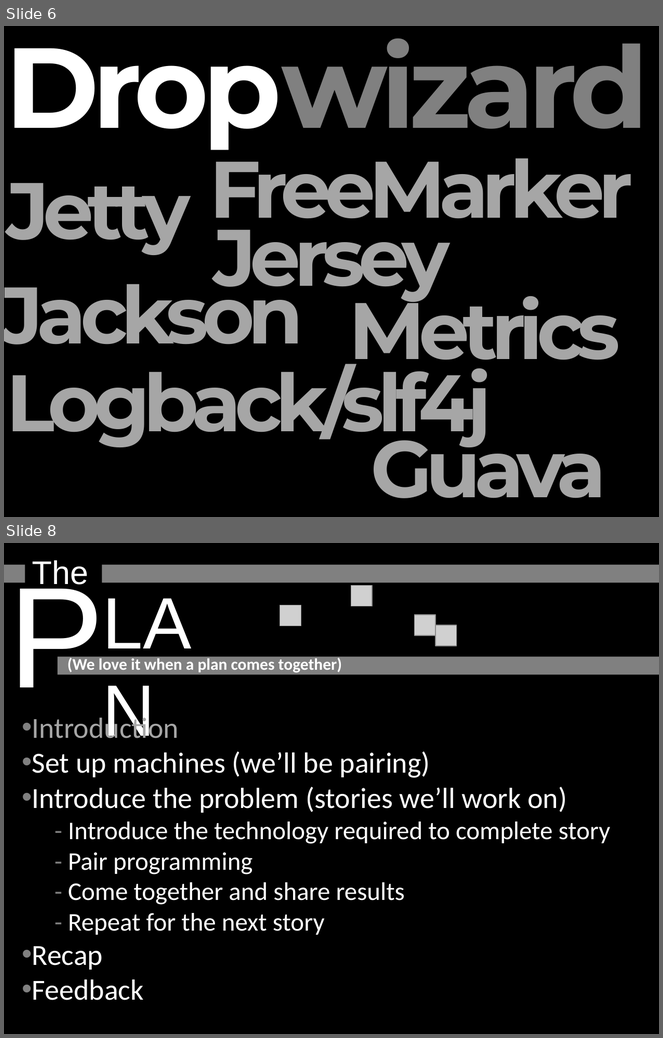
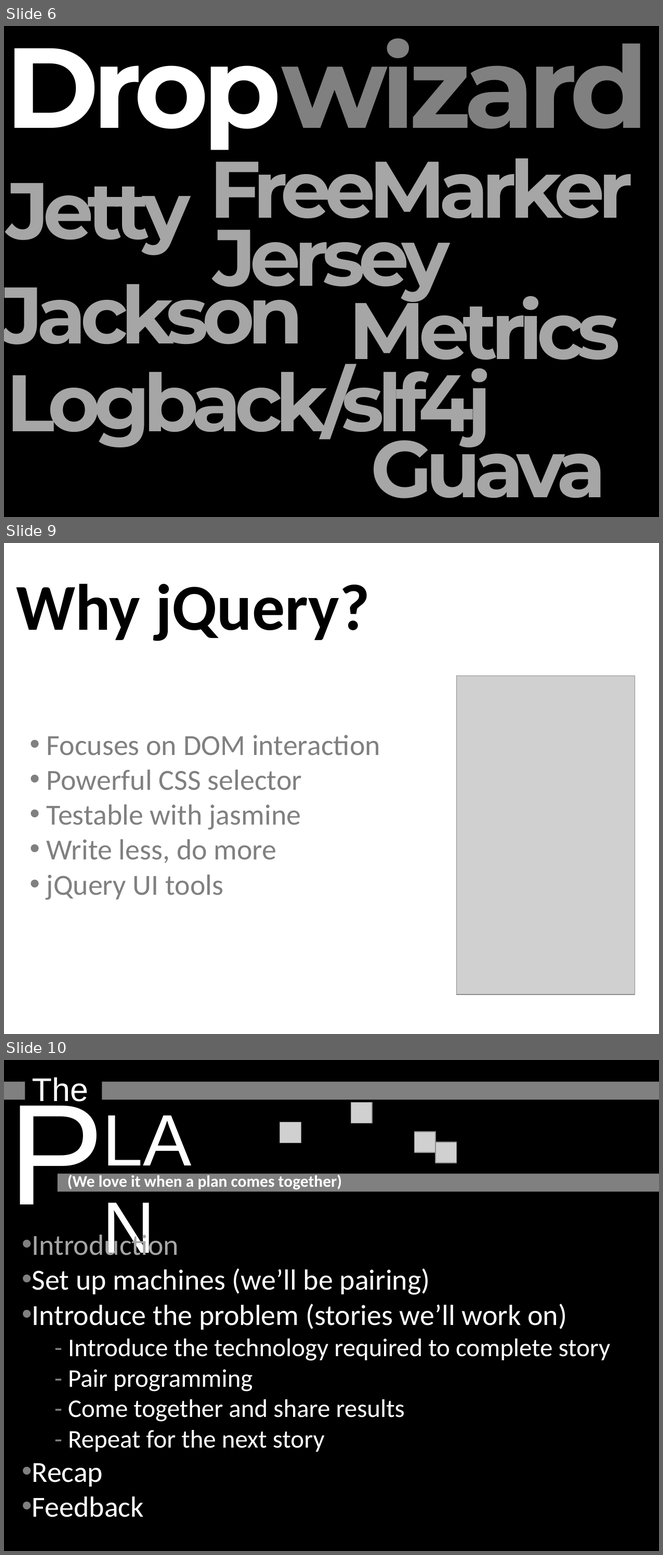
Before and after one commit to akash/story-wall, a slide deck: prog_java_talk.pptx. Shown one above the other, each under a label of ours: slides 6 and 8 before the commit, slides 6, 9 and 10 after it; the slides between them are not shown. The pictures are 663x1038 and 663x1555 pixels, drawn with LibreOffice and Linux fonts; fonts in the diff are those of the drawing; grey boxes stand for pictures. Boxes give left, top, right and bottom in pixels: in the first picture for what was removed or moved away, otherwise in the second. Text is boxed around its words. In the diff, an @@ line names an element or a change of style, - is before the commit and + after.

```diff
--- a/prog_java_talk.pptx
+++ b/prog_java_talk.pptx
@@ slide 9 added at [4,543,659,1034], background #FFFFFF @@
@@ text added at [16,584,370,641], 72 pt, text #000000, bold @@
+Why jQuery?
@@ picture added at [457,676,635,995] @@
@@ text added at [47,735,380,900], 32 pt, text #808080 @@
+• Focuses on DOM interaction
+• Powerful CSS selector
+• Testable with jasmine
+• Write less, do more
+• jQuery UI tools
@@ what was slide 8 is now slide 10 @@
```
Also in this commit, not shown: 2 other slides added, 1 slide removed.
